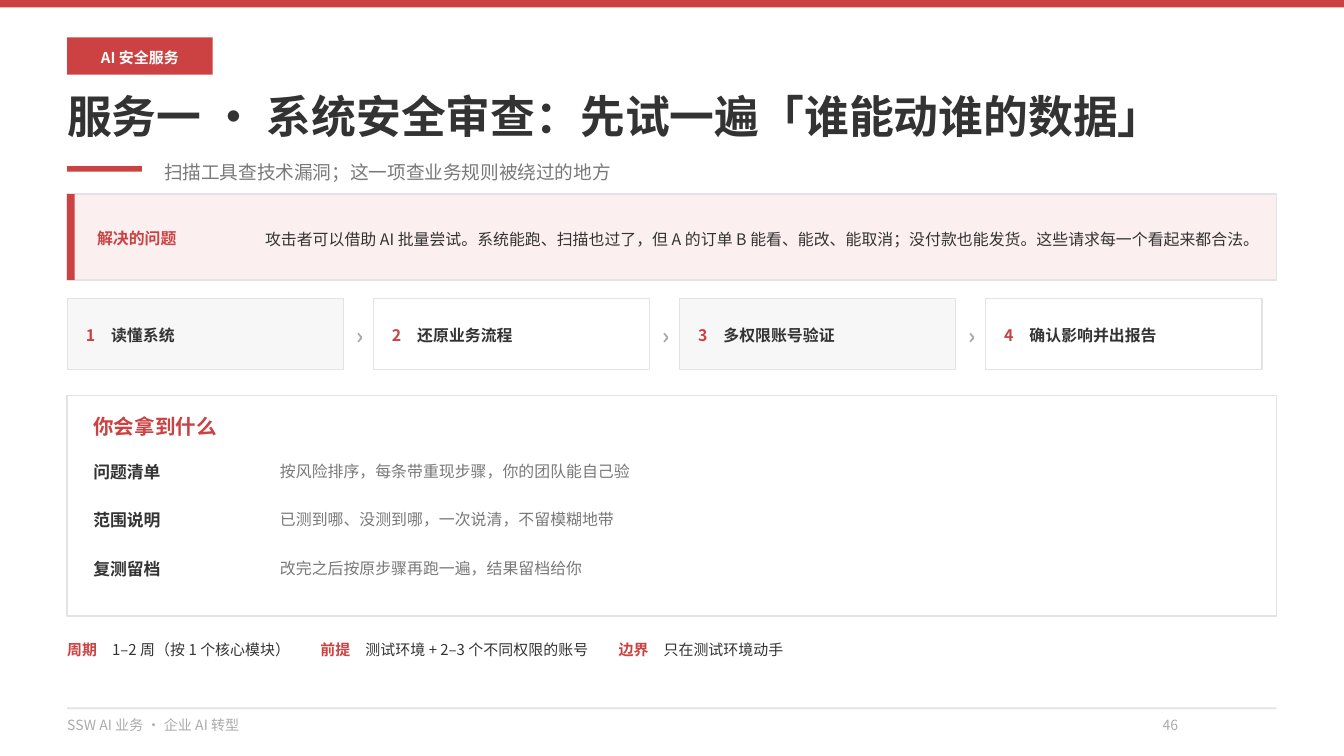
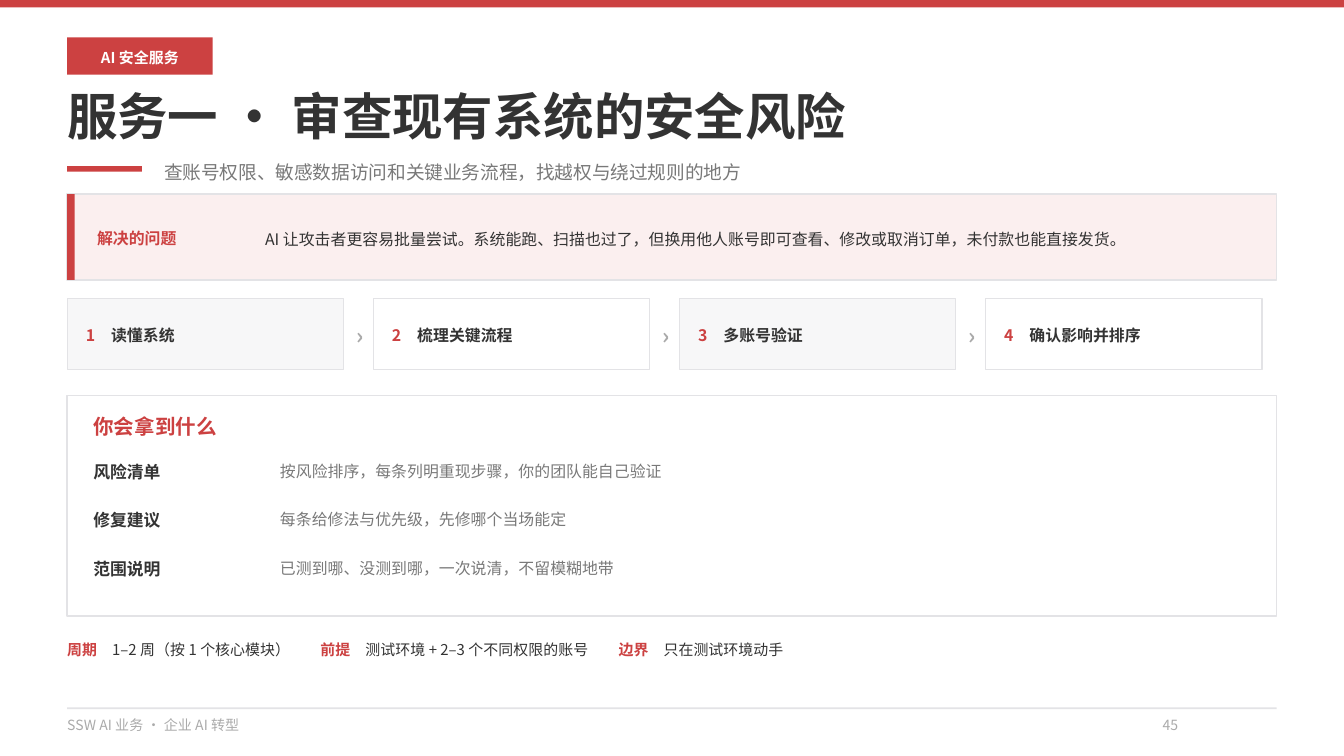
Before and after one commit to hveraus/ssw-business, a slide deck: slide 45 of SSW AI 业务_v2/SSW AI 业务_v3.pptx (slide 46 before the commit). Drawn at 1344x756 pixels with LibreOffice and Linux fonts; fonts in the diff are those of the drawing. Boxes give left, top, right and bottom in pixels: in the first picture for what was removed or moved away, otherwise in the second. Text is boxed around its words. In the diff, an @@ line names an element or a change of style, - is before the commit and + after.

Commit message:
删掉原 P45 验证表页，三页服务详情对齐新 P44 文案
- 移除「哪些业务风险需要单独验证」整页（sec3 保留在源码，不在 BUILDERS）；全篇 70 → 69 页
- 三项服务改为与 P44 同名同口径：
  · 服务一「审查现有系统的安全风险」：查账号权限、敏感数据访问、关键业务流程，找越权与绕过规则；四步改读懂系统/梳理关键流程/多账号验证/确认影响并排序；交付风险清单、修复建议与优先级、范围说明
  · 服务二「审核 AI 生成的代码」：审核对象分 AI 生成代码（含外包）/员工自建小工具/对外内容（可选），检查项改权限校验、第三方依赖、硬编码凭证、可访问范围与数据源
  · 服务三「管好员工使用的智能体」：三块改「能看什么 / 能做什么 / 留下什么」，用使用规则、数据权限、人工确认、可查询的操作记录
- 分隔页导览行同步「审查现有系统 · 审核生成代码 · 管好员工智能体」
- 页码整体前移：第五部分 43–50、第六部分 51–57、第七部分 58–61、第八部分 62–65、结束页 66、附录 67–68、备用页 69
- 目录与超链接（3/10/30/35/43/51/58/62）同步；AGENTS.md 页序表更新

```diff
--- a/SSW AI 业务_v2/SSW AI 业务_v3.pptx
+++ b/SSW AI 业务_v2/SSW AI 业务_v3.pptx
@@ text at [67,91,846,140]: text changed; size 24 to 27 pt @@
-服务一 · 系统安全审查：先试一遍「谁能动谁的数据」
+服务一 · 审查现有系统的安全风险
@@ text at [164,163,741,181]: text changed @@
-扫描工具查技术漏洞；这一项查业务规则被绕过的地方
+查账号权限、敏感数据访问和关键业务流程，找越权与绕过规则的地方
@@ text at [265,231,1126,247]: text changed @@
-攻击者可以借助 AI 批量尝试。系统能跑、扫描也过了，但 A 的订单 B 能看、能改、能取消；没付款也能发货。这些请求每一个看起来都合法。
+AI 让攻击者更容易批量尝试。系统能跑、扫描也过了，但换用他人账号即可查看、修改或取消订单，未付款也能直接发货。
@@ text at [392,327,512,343]: text changed @@
-2 还原业务流程
+2 梳理关键流程
@@ text at [698,327,802,343]: text changed @@
-3 多权限账号验证
+3 多账号验证
@@ text at [1004,327,1140,343]: text changed @@
-4 确认影响并出报告
+4 确认影响并排序
@@ text at [93,463,160,480]: text changed @@
-问题清单
+风险清单
@@ text at [280,463,662,479]: text changed @@
-按风险排序，每条带重现步骤，你的团队能自己验
+按风险排序，每条列明重现步骤，你的团队能自己验证
@@ text added at [93,512,160,528], 9 pt, text #333333, bold @@
+修复建议
@@ text added at [280,511,566,527], 8.5 pt, text #797979 @@
+每条给修法与优先级，先修哪个当场能定
@@ text "范围说明": place and size @@
-text "范围说明" at [93,512,160,528]
+text "范围说明" at [93,561,160,577]
@@ text removed at [93,561,160,577] @@
-复测留档
@@ text "已测到哪、没测到哪，一次说清，不留模糊地带": place and size @@
-text "已测到哪、没测到哪，一次说清，不留模糊地带" at [280,511,614,527]
+text "已测到哪、没测到哪，一次说清，不留模糊地带" at [280,560,614,576]
@@ text removed at [280,560,582,576] @@
-改完之后按原步骤再跑一遍，结果留档给你
```
Also in this commit, not shown: 25 other slides changed, 1 slide removed, 2 other files.
